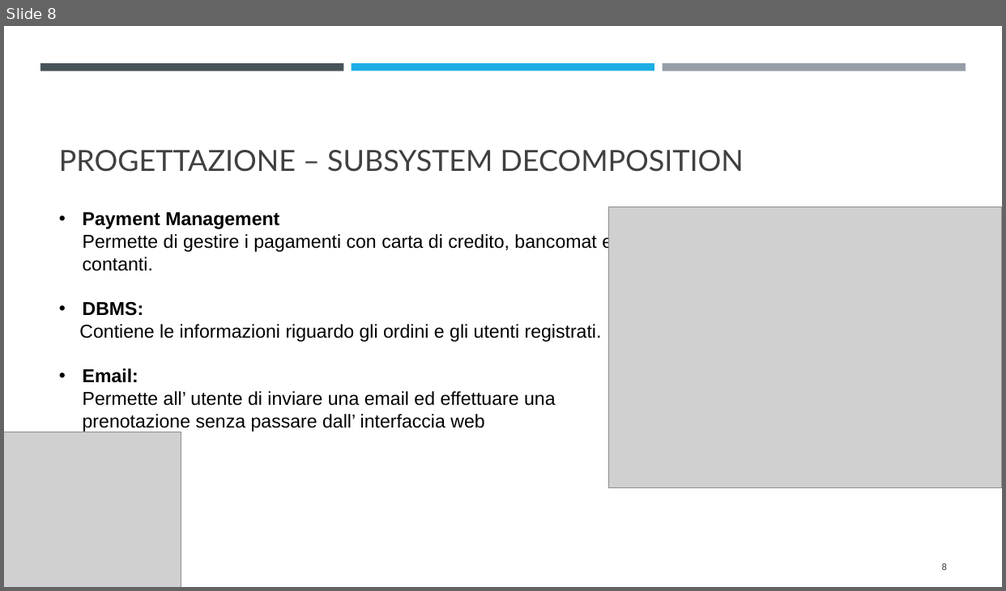
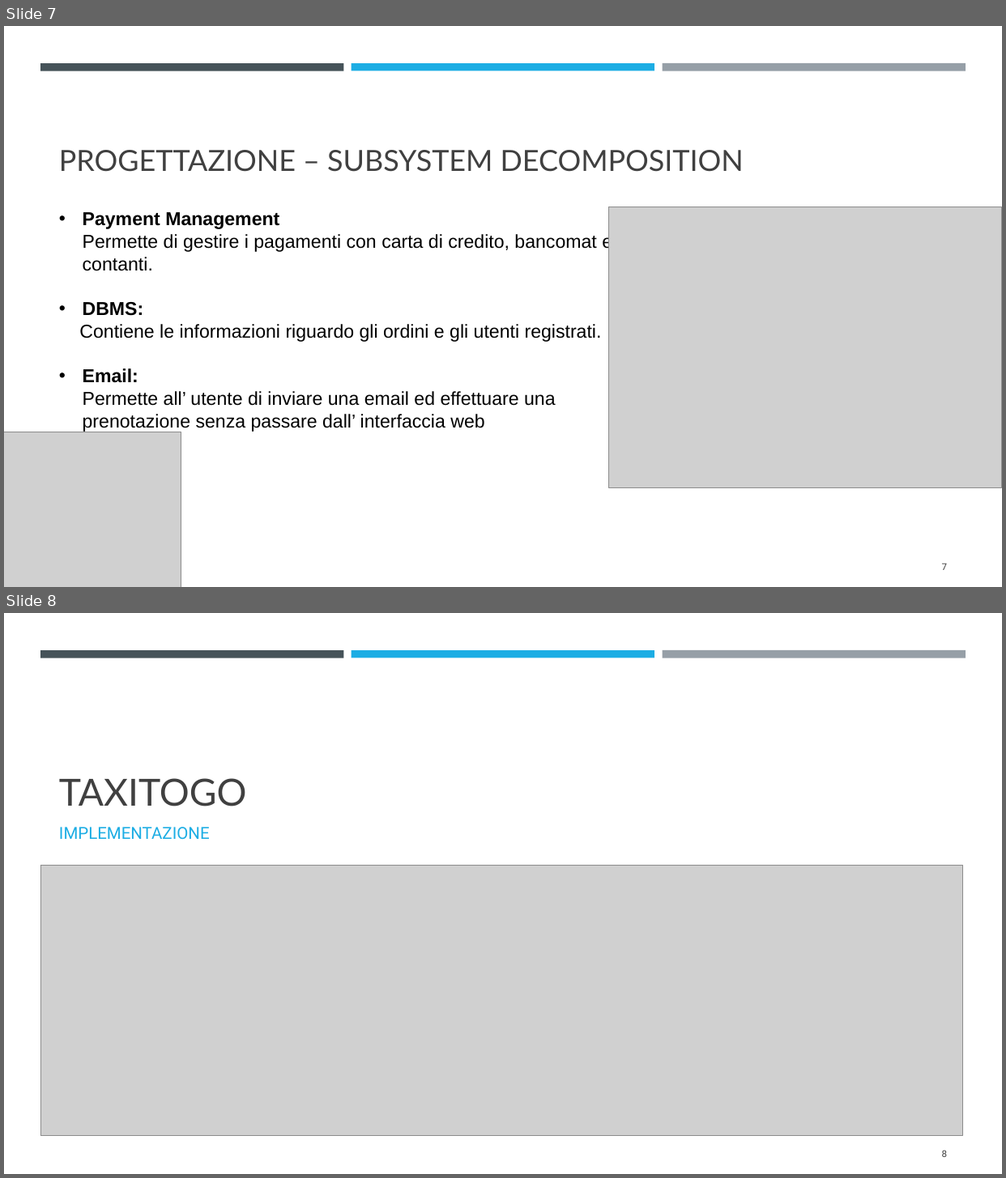
Before and after one commit to Emanuele-Chiummo/Taxi-Project, a slide deck: Presentazione/presentazione TaxiToGo.pptx. Shown one above the other, each under a label of ours: slide 8 before the commit, slides 7 and 8 after it. The pictures are 1006x591 and 1006x1178 pixels, drawn with LibreOffice and Linux fonts; fonts in the diff are those of the drawing; grey boxes stand for pictures. Boxes give left, top, right and bottom in pixels: in the first picture for what was removed or moved away, otherwise in the second. Text is boxed around its words. In the diff, an @@ line names an element or a change of style, - is before the commit and + after.

```diff
--- a/Presentazione/presentazione TaxiToGo.pptx
+++ b/Presentazione/presentazione TaxiToGo.pptx
@@ slide 8 added at (4,613,1002,1174), background #FFFFFF @@
@@ rectangle added at (4,613,1002,1174), fill #FFFFFF @@
@@ rectangle added at (40,650,344,658), fill #465359 @@
@@ rectangle added at (351,650,654,658), fill #1CADE4 @@
@@ rectangle added at (662,650,965,658), fill #969FA7 @@
@@ title added at (59,778,247,807), 36 pt, text #404040 @@
+TAXITOGO
@@ subtitle added at (59,827,210,840), 16 pt, text #1CADE4 @@
+IMPLEMENTAZIONE
@@ picture added at (40,865,962,1136) @@
@@ page number added at (942,1150,948,1157), 9 pt, text #404040 @@
+8
@@ what was slide 8 is now slide 7 @@
@@ page number at (942,563,948,570): text changed @@
-8
+7
```
Also in this commit, not shown: 3 slides changed, 3 other slides added, 3 slides removed.
